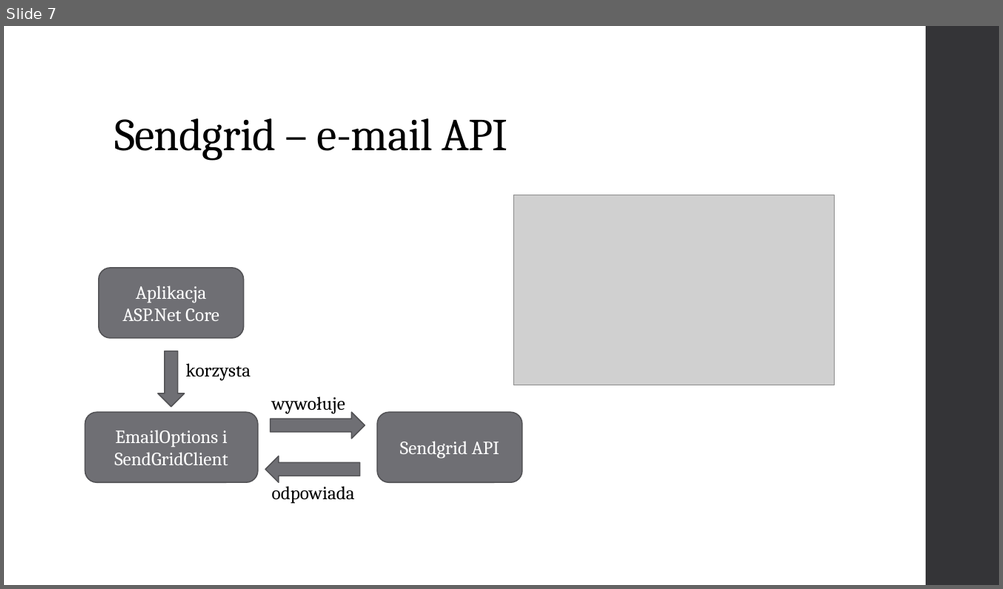
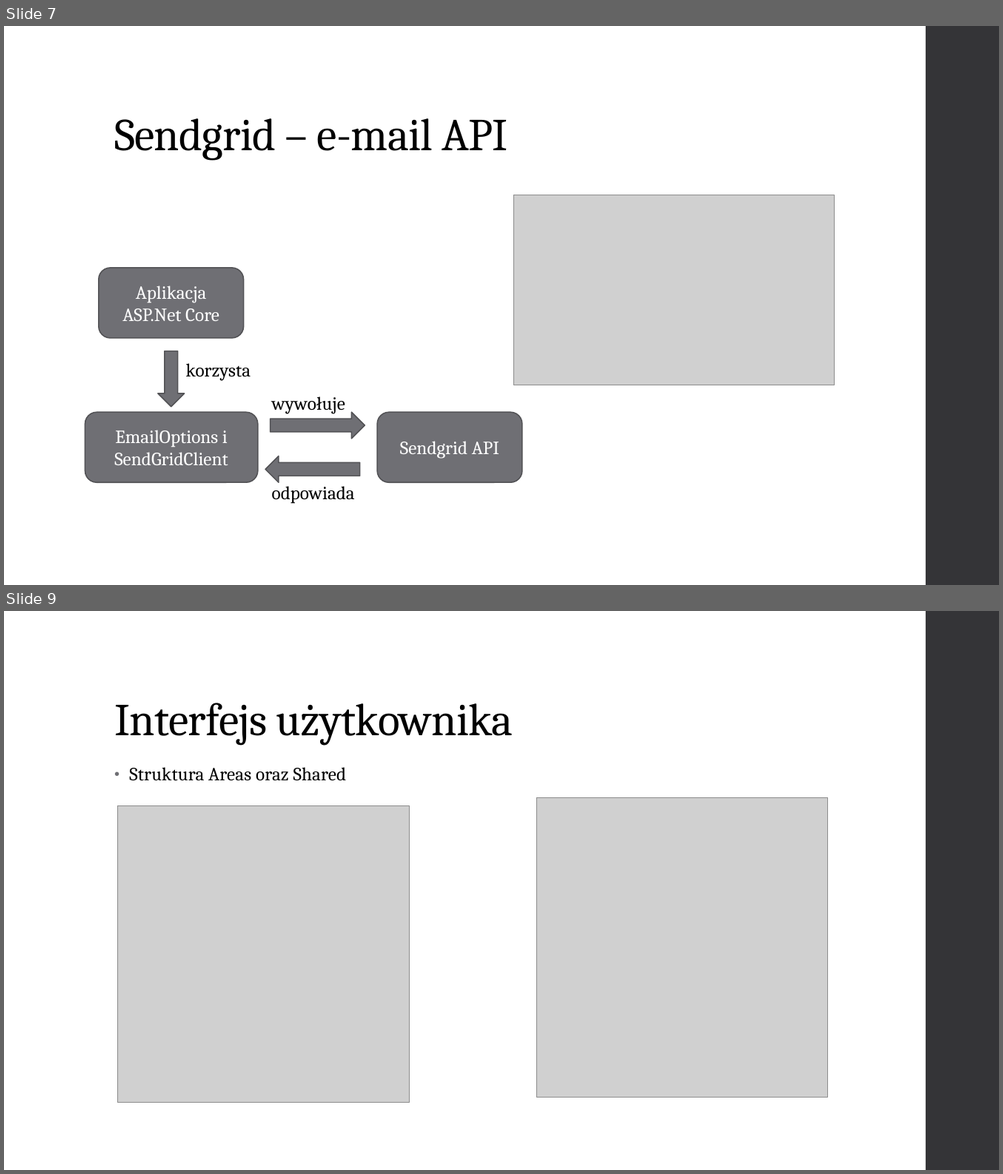
Before and after one commit to mrzewnicki/Pandronka, a slide deck: Dokumentacja/Prezentacja.pptx. Shown one above the other, each under a label of ours: slide 7 before the commit, slides 7 and 9 after it; the slides between them are not shown. The pictures are 1003x589 and 1003x1174 pixels, drawn with LibreOffice and Linux fonts; fonts in the diff are those of the drawing; grey boxes stand for pictures. Boxes give left, top, right and bottom in pixels: in the first picture for what was removed or moved away, otherwise in the second. Text is boxed around its words. In the diff, an @@ line names an element or a change of style, - is before the commit and + after.

```diff
--- a/Dokumentacja/Prezentacja.pptx
+++ b/Dokumentacja/Prezentacja.pptx
@@ slide 9 added at [4, 611, 999, 1170], background #FFFFFF; not listed: 1 template element that a slide beside it also shows @@
@@ title added at [114, 703, 513, 745], 44 pt, text #000000 @@
+Interfejs użytkownika
@@ text added at [129, 767, 347, 781], 18 pt, text #000000 @@
+• Struktura Areas oraz Shared
@@ picture added at [117, 806, 409, 1103] @@
@@ picture added at [537, 797, 828, 1097] @@
```
Also in this commit, not shown: 1 slide changed, 3 other slides added.
